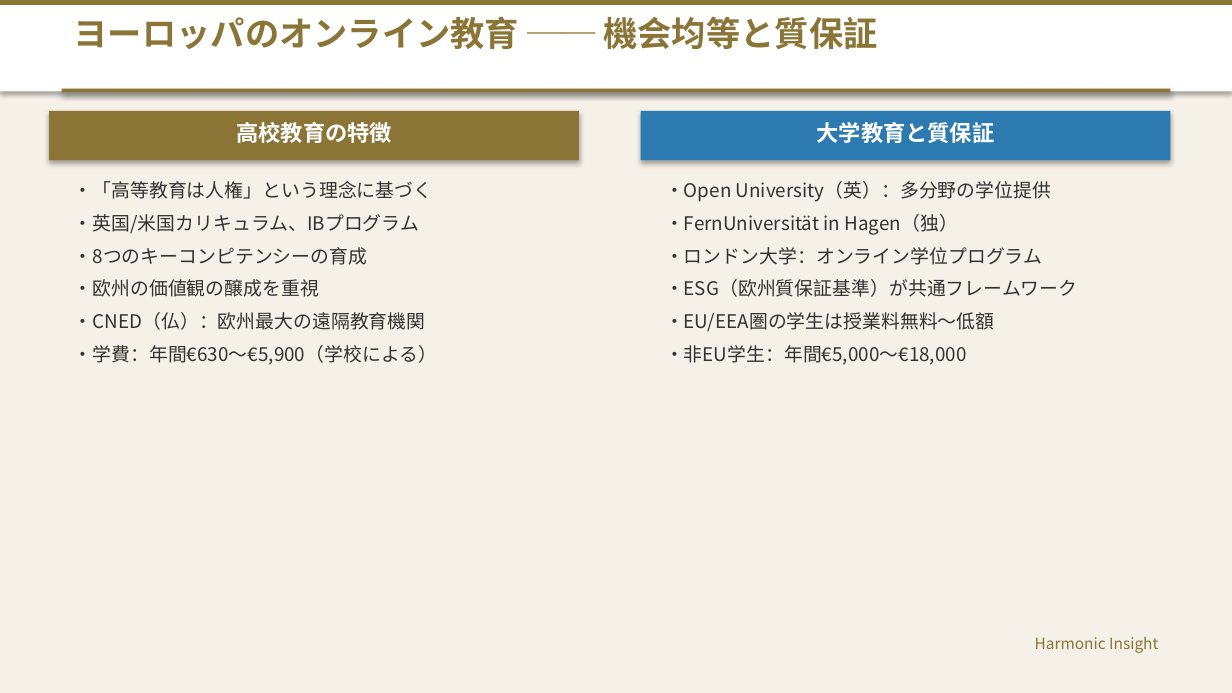
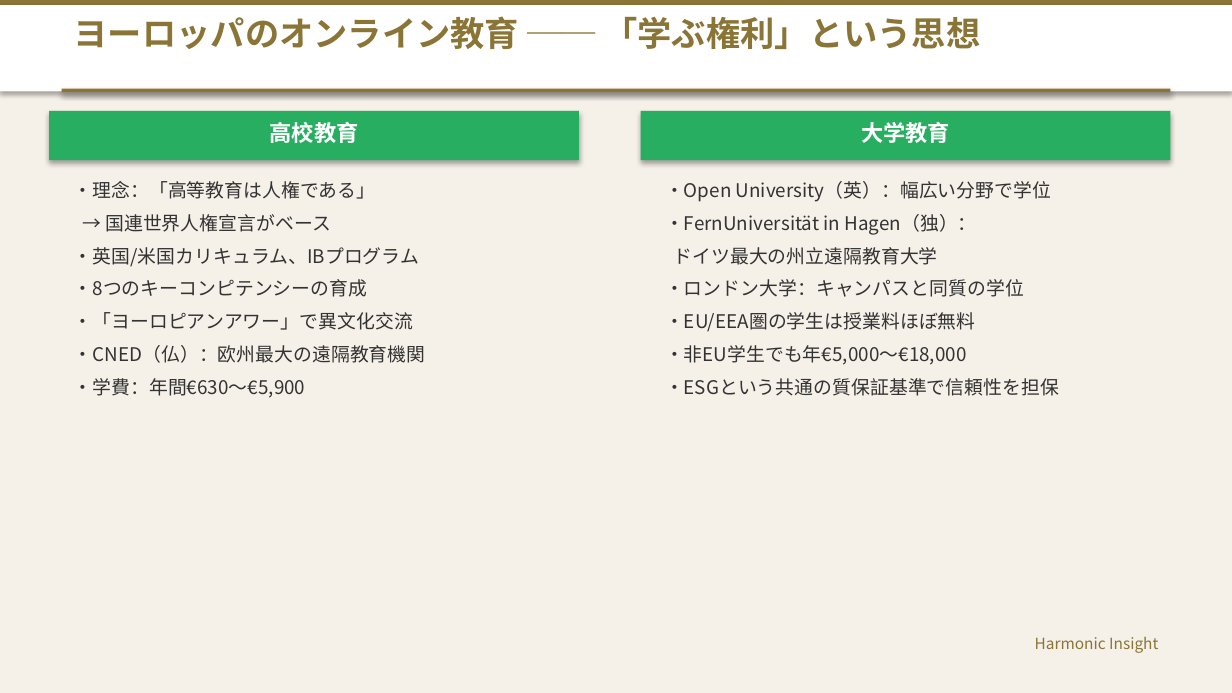
Before and after one commit to HarmonicInsight/Movie_Contents, a slide deck: slide 7 of 海外学習_留学_グローバルオンライン教育_プレゼンテーション.pptx (slide 11 before the commit). Drawn at 1232x693 pixels with LibreOffice and Linux fonts; fonts in the diff are those of the drawing. Boxes give left, top, right and bottom in pixels: in the first picture for what was removed or moved away, otherwise in the second. Text is boxed around its words. In the diff, an @@ line names an element or a change of style, - is before the commit and + after.

```diff
--- a/海外学習_留学_グローバルオンライン教育_プレゼンテーション.pptx
+++ b/海外学習_留学_グローバルオンライン教育_プレゼンテーション.pptx
@@ text at [74,16,980,49]: text changed @@
-ヨーロッパのオンライン教育 ── 機会均等と質保証
+ヨーロッパのオンライン教育 ── 「学ぶ権利」という思想
@@ rectangle at [49,111,579,160]: fill #8B7536 to #27AE60 @@
@@ rectangle at [641,111,1170,160]: fill #2C7AB0 to #27AE60 @@
@@ text at [270,122,359,143]: text changed @@
-高校教育の特徴
+高校教育
@@ text at [861,122,950,143]: text changed @@
-大学教育と質保証
+大学教育
@@ text at [74,181,376,232]: text changed @@
-・「高等教育は人権」という理念に基づく
+・理念：「高等教育は人権である」
+→ 国連世界人権宣言がベース
@@ text at [665,181,1059,396]: text changed @@
-・Open University（英）：多分野の学位提供
-・FernUniversität in Hagen（独）
-・ロンドン大学：オンライン学位プログラム
-・ESG（欧州質保証基準）が共通フレームワーク
-・EU/EEA圏の学生は授業料無料〜低額
-・非EU学生：年間€5,000〜€18,000
+・Open University（英）：幅広い分野で学位
+・FernUniversität in Hagen（独）：
+ドイツ最大の州立遠隔教育大学
+・ロンドン大学：キャンパスと同質の学位
+・EU/EEA圏の学生は授業料ほぼ無料
+・非EU学生でも年€5,000〜€18,000
+・ESGという共通の質保証基準で信頼性を担保
@@ text at [74,312,413,330]: text changed @@
-・欧州の価値観の醸成を重視
+・「ヨーロピアンアワー」で異文化交流
@@ text at [74,378,306,398]: text changed @@
-・学費：年間€630〜€5,900（学校による）
+・学費：年間€630〜€5,900
```
Also in this commit, not shown: 13 other slides changed, 2 slides added, 14 slides removed, 1 other file.
